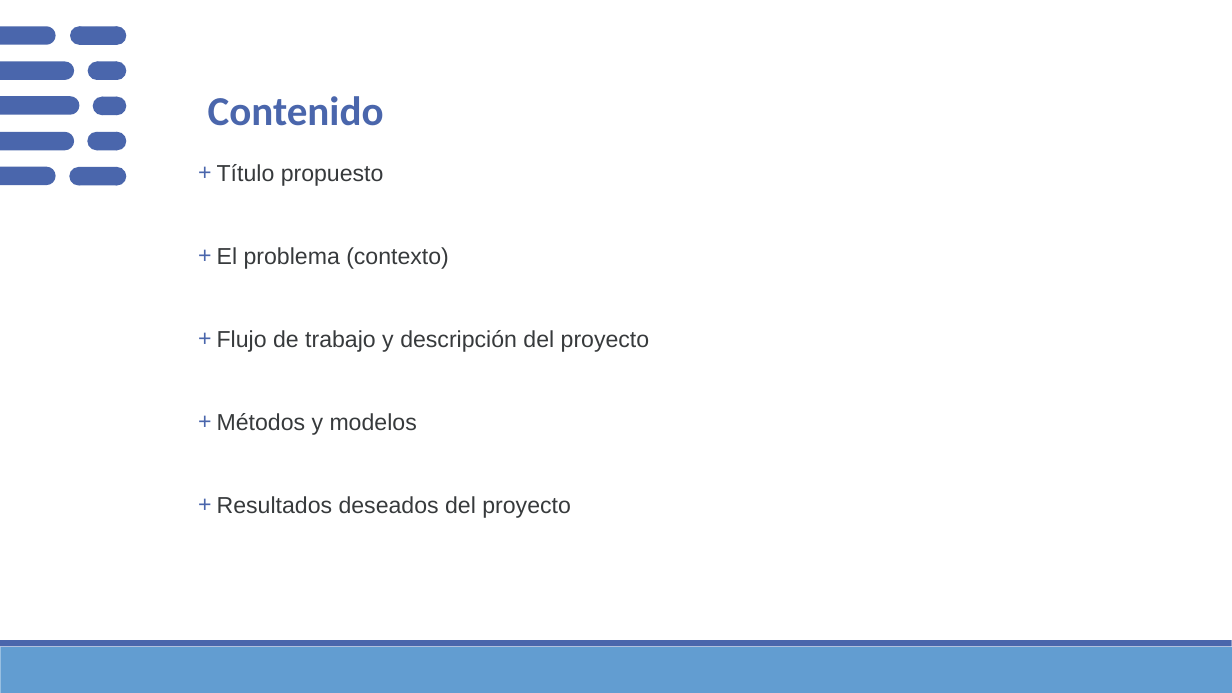
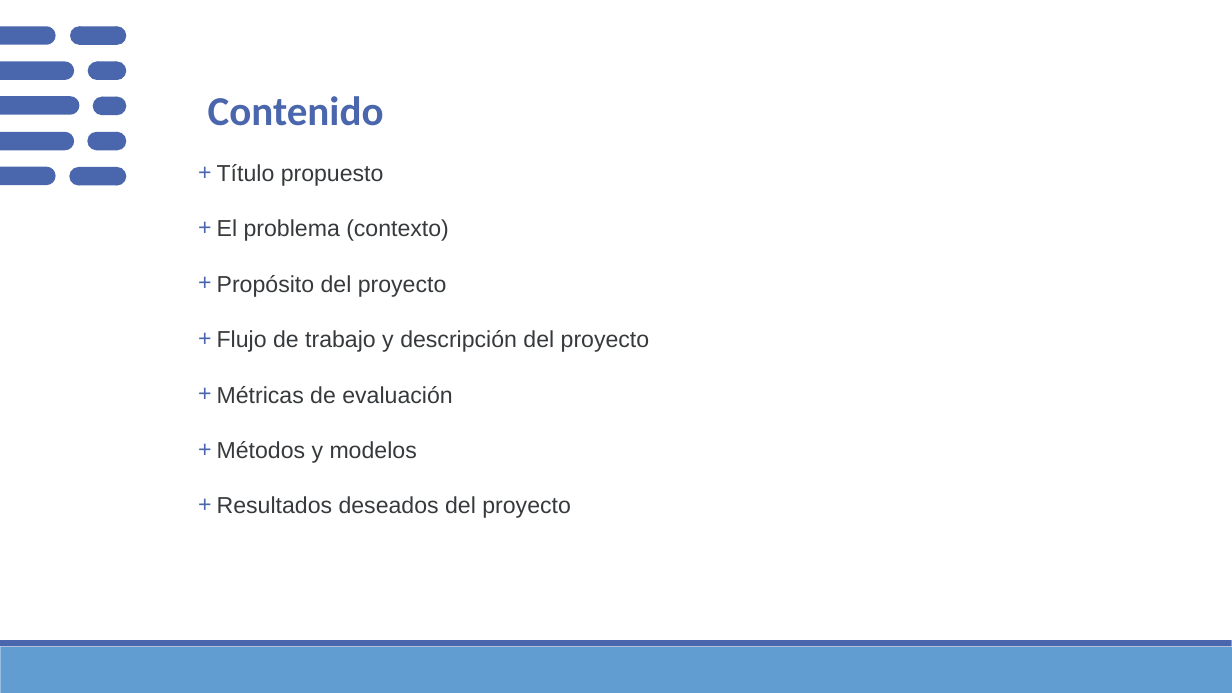
Before and after one commit to Sergio-Ibarra-1795/Diplomado_UNAM_DC_Full_gitHub, a slide deck: slide 2 of Diplomado_DS_Proyecto_Final/Proyecto_final_Diplomado_DS_UNAM_v1.pptx. Drawn at 1232x693 pixels with LibreOffice and Linux fonts; fonts in the diff are those of the drawing. Boxes give left, top, right and bottom in pixels: in the first picture for what was removed or moved away, otherwise in the second. Text is boxed around its words. In the diff, an @@ line names an element or a change of style, - is before the commit and + after.

```diff
--- a/Diplomado_DS_Proyecto_Final/Proyecto_final_Diplomado_DS_UNAM_v1.pptx
+++ b/Diplomado_DS_Proyecto_Final/Proyecto_final_Diplomado_DS_UNAM_v1.pptx
@@ text at box(217, 275, 447, 297): paragraph added @@
++ Propósito del proyecto
@@ text at box(217, 386, 452, 403): paragraph added @@
++ Métricas de evaluación
```
Also in this commit, not shown: 1 other slide changed, 2 slides added, 4 other files.
